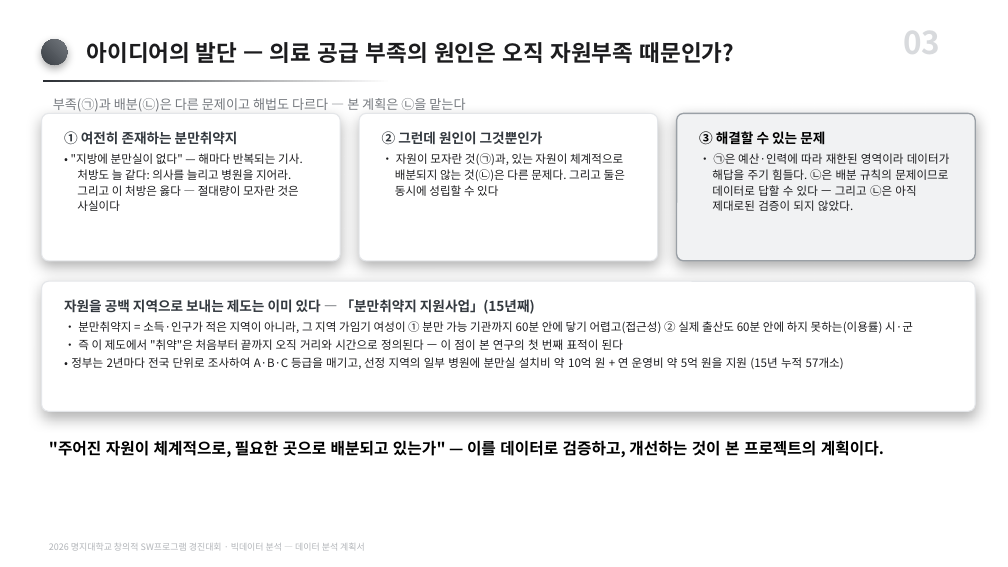
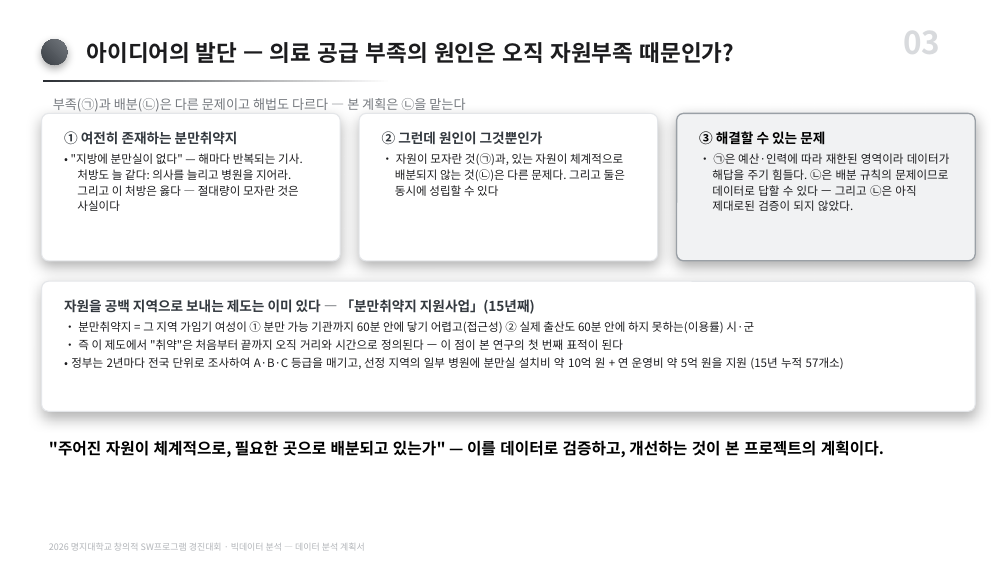
Before and after one commit to karvvan/maternity-care-policy-audit, a slide deck: slide 3 of 04_제출물/데이터분석_계획서.pptx. Drawn at 1008x567 pixels with LibreOffice and Linux fonts; fonts in the diff are those of the drawing. Boxes give left, top, right and bottom in pixels: in the first picture for what was removed or moved away, otherwise in the second. Text is boxed around its words. In the diff, an @@ line names an element or a change of style, - is before the commit and + after.

```diff
--- a/04_제출물/데이터분석_계획서.pptx
+++ b/04_제출물/데이터분석_계획서.pptx
@@ text at <box>78,321,754,333</box>: text changed @@
-• 분만취약지 = 소득·인구가 적은 지역이 아니라, 그 지역 가임기 여성이 ① 분만 가능 기관까지 60분 안에 닿기 어렵고(접근성) ② 실제 출산도 60분 안에 하지 못하는(이용률) 시·군
+• 분만취약지 = 그 지역 가임기 여성이 ① 분만 가능 기관까지 60분 안에 닿기 어렵고(접근성) ② 실제 출산도 60분 안에 하지 못하는(이용률) 시·군
```
Also in this commit, not shown: 1 other slide changed, 7 other files.
